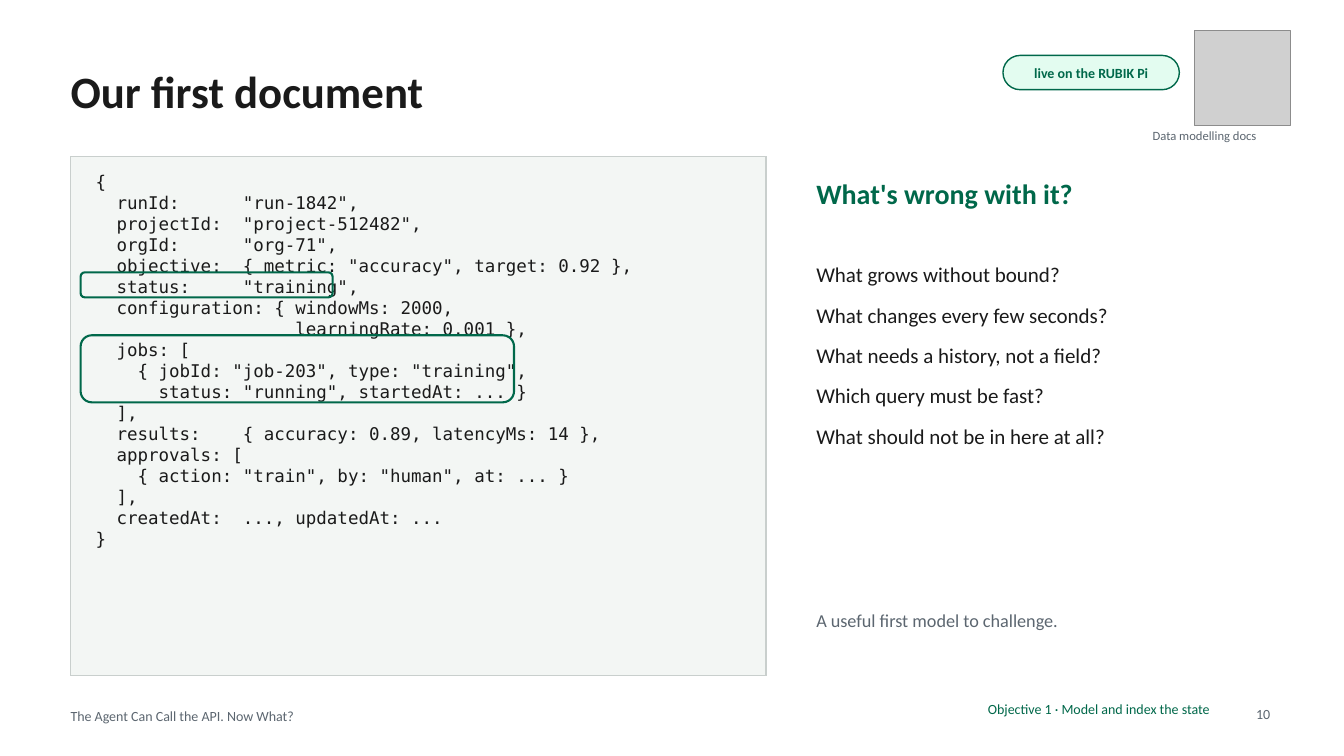
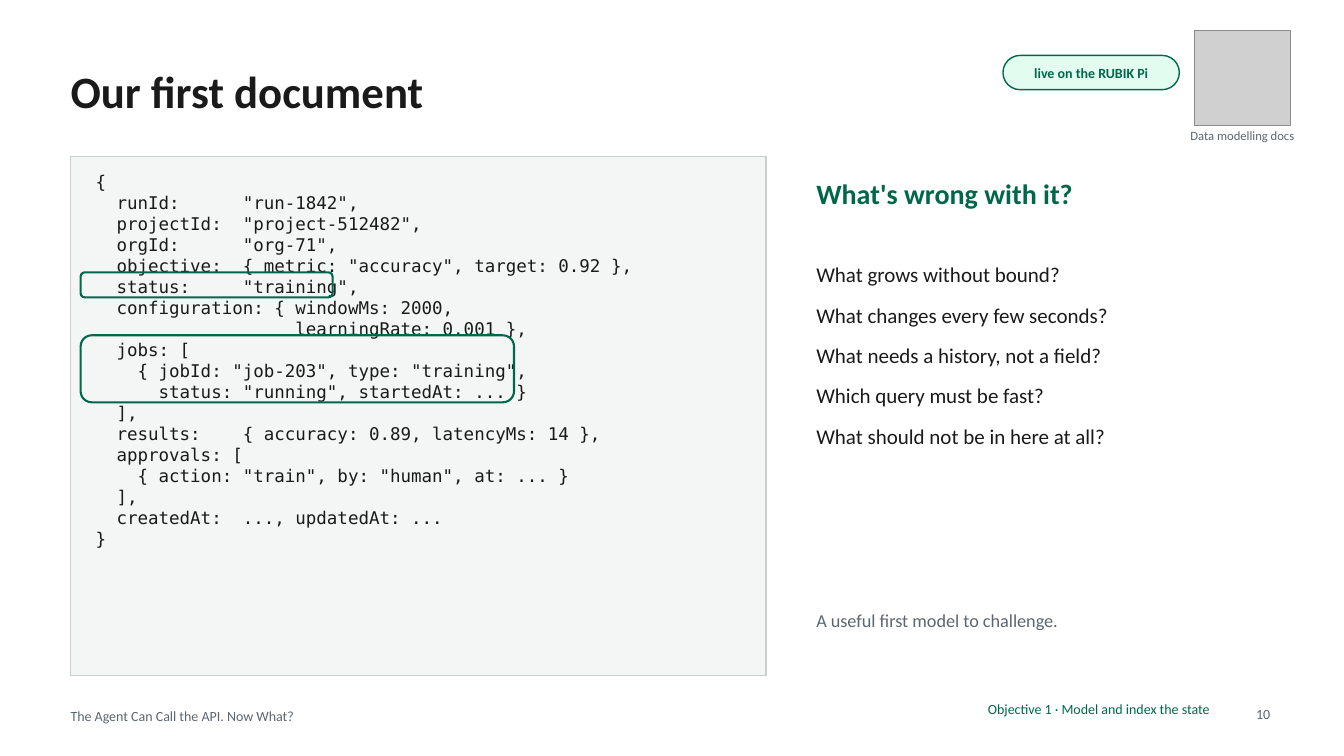
Before and after one commit to eoinjordan/what-should-a-local-agent-remember, a slide deck: slide 10 of slides/what-should-a-local-agent-remember.pptx. Drawn at 1344x756 pixels with LibreOffice and Linux fonts; fonts in the diff are those of the drawing; grey boxes stand for pictures. Boxes give left, top, right and bottom in pixels: in the first picture for what was removed or moved away, otherwise in the second. Text is boxed around its words. In the diff, an @@ line names an element or a change of style, - is before the commit and + after.

```diff
--- a/slides/what-should-a-local-agent-remember.pptx
+++ b/slides/what-should-a-local-agent-remember.pptx
@@ text "Data modelling docs": place and size @@
-text "Data modelling docs" at (1153, 131, 1257, 142)
+text "Data modelling docs" at (1190, 131, 1295, 142)
```
Also in this commit, not shown: 6 other slides changed, 2 other files.
